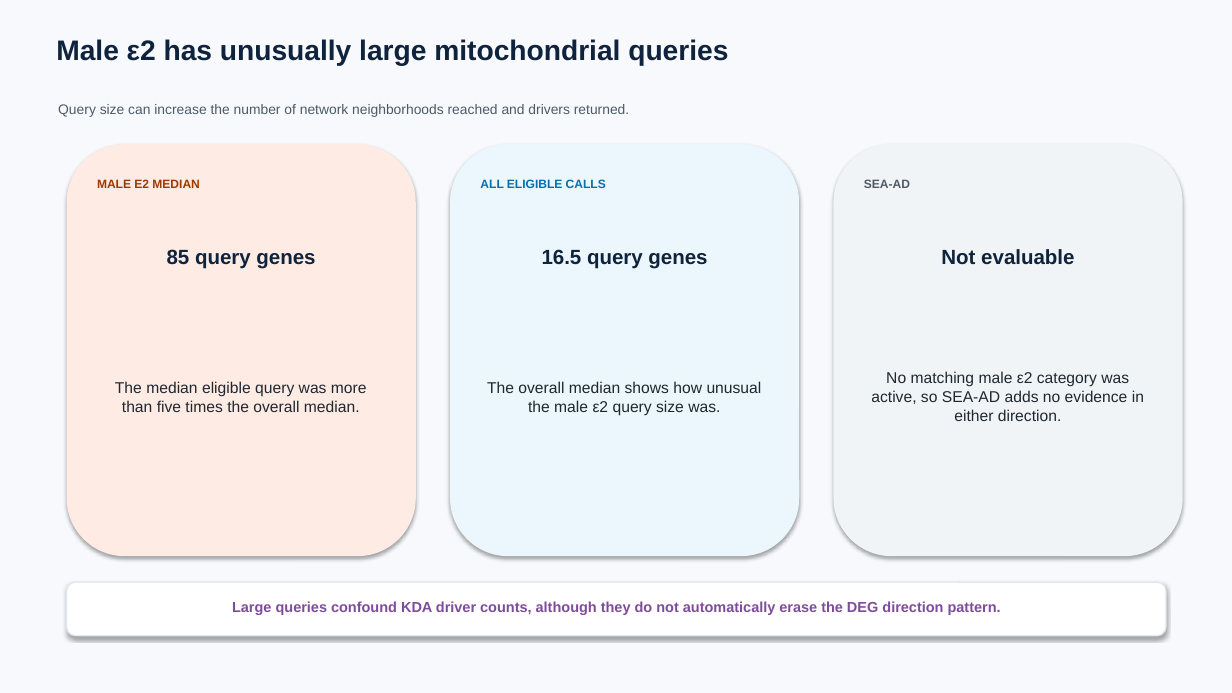
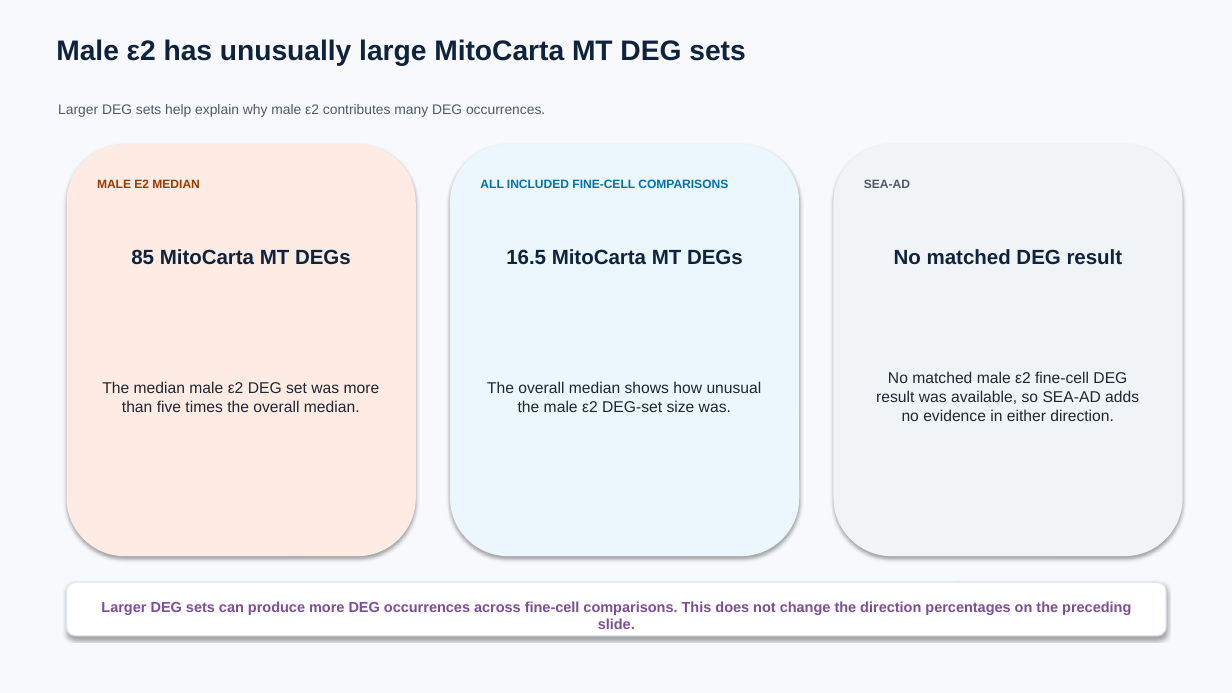
Before and after one commit to ericzhuang2010/alzheimer, a slide deck: slide 75 of docs/presentations/09162026/09162026_sex_apoe_kda_fine_broad.pptx (slide 73 before the commit). Drawn at 1232x693 pixels with LibreOffice and Linux fonts; fonts in the diff are those of the drawing. Boxes give left, top, right and bottom in pixels: in the first picture for what was removed or moved away, otherwise in the second. Text is boxed around its words. In the diff, an @@ line names an element or a change of style, - is before the commit and + after.

```diff
--- a/docs/presentations/09162026/09162026_sex_apoe_kda_fine_broad.pptx
+++ b/docs/presentations/09162026/09162026_sex_apoe_kda_fine_broad.pptx
@@ text at (x1=56, y1=39, x2=745, y2=66): text changed @@
-Male ε2 has unusually large mitochondrial queries
+Male ε2 has unusually large MitoCarta MT DEG sets
@@ text at (x1=58, y1=104, x2=545, y2=117): text changed @@
-Query size can increase the number of network neighborhoods reached and drivers returned.
+Larger DEG sets help explain why male ε2 contributes many DEG occurrences.
@@ text at (x1=480, y1=179, x2=728, y2=188): text changed @@
-ALL ELIGIBLE CALLS
+ALL INCLUDED FINE-CELL COMPARISONS
@@ text at (x1=131, y1=249, x2=351, y2=265): text changed @@
-85 query genes
+85 MitoCarta MT DEGs
@@ text at (x1=506, y1=249, x2=743, y2=265): text changed @@
-16.5 query genes
+16.5 MitoCarta MT DEGs
@@ text at (x1=894, y1=249, x2=1123, y2=265): text changed @@
-Not evaluable
+No matched DEG result
@@ text at (x1=102, y1=381, x2=380, y2=412): text changed @@
-The median eligible query was more than five times the overall median.
+The median male ε2 DEG set was more than five times the overall median.
@@ text at (x1=487, y1=381, x2=762, y2=412): text changed @@
-The overall median shows how unusual the male ε2 query size was.
+The overall median shows how unusual the male ε2 DEG-set size was.
@@ text at (x1=876, y1=371, x2=1139, y2=421): text changed @@
-No matching male ε2 category was active, so SEA-AD adds no evidence in either direction.
+No matched male ε2 fine-cell DEG result was available, so SEA-AD adds no evidence in either direction.
@@ text at (x1=101, y1=601, x2=1131, y2=629): text changed @@
-Large queries confound KDA driver counts, although they do not automatically erase the DEG direction pattern.
+Larger DEG sets can produce more DEG occurrences across fine-cell comparisons. This does not change the direction percentages on the preceding slide.
```
Also in this commit, not shown: 117 other slides changed, 7 slides added, 18 slides removed, 50 other files.
